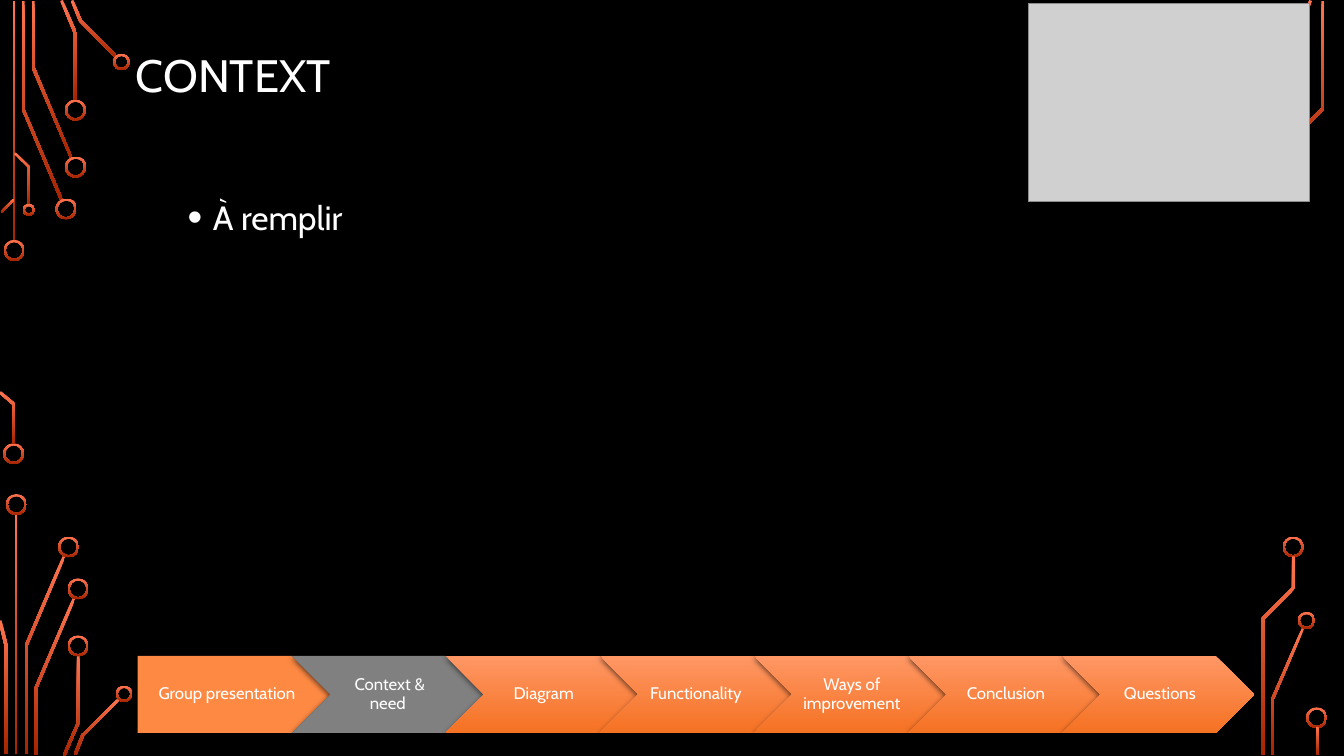
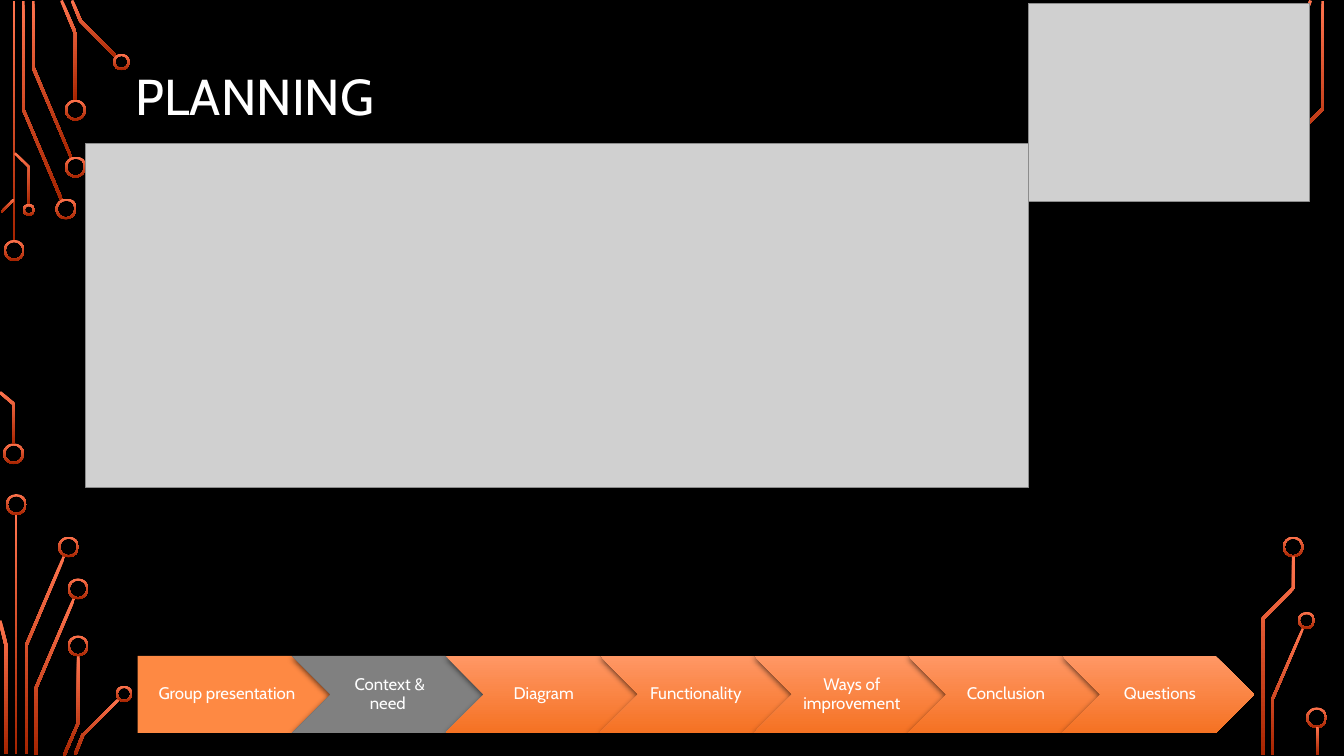
Before and after one commit to Paulbgt/Projet-Java, a slide deck: slide 5 of java project.pptx. Drawn at 1344x756 pixels with LibreOffice and Linux fonts; fonts in the diff are those of the drawing; grey boxes stand for pictures; background and template pictures are left out. Boxes give left, top, right and bottom in pixels: in the first picture for what was removed or moved away, otherwise in the second. Text is boxed around its words. In the diff, an @@ line names an element or a change of style, - is before the commit and + after.

```diff
--- a/java project.pptx
+++ b/java project.pptx
@@ title at (136, 79, 374, 116): text changed; size 32.4 to 36 pt @@
-CONTEXT
+PLANNING
@@ picture added at (86, 144, 1029, 488) @@
@@ text removed at (213, 202, 343, 238) @@
-• À remplir
```
Also in this commit, not shown: 6 other slides changed, 2 slides added.
